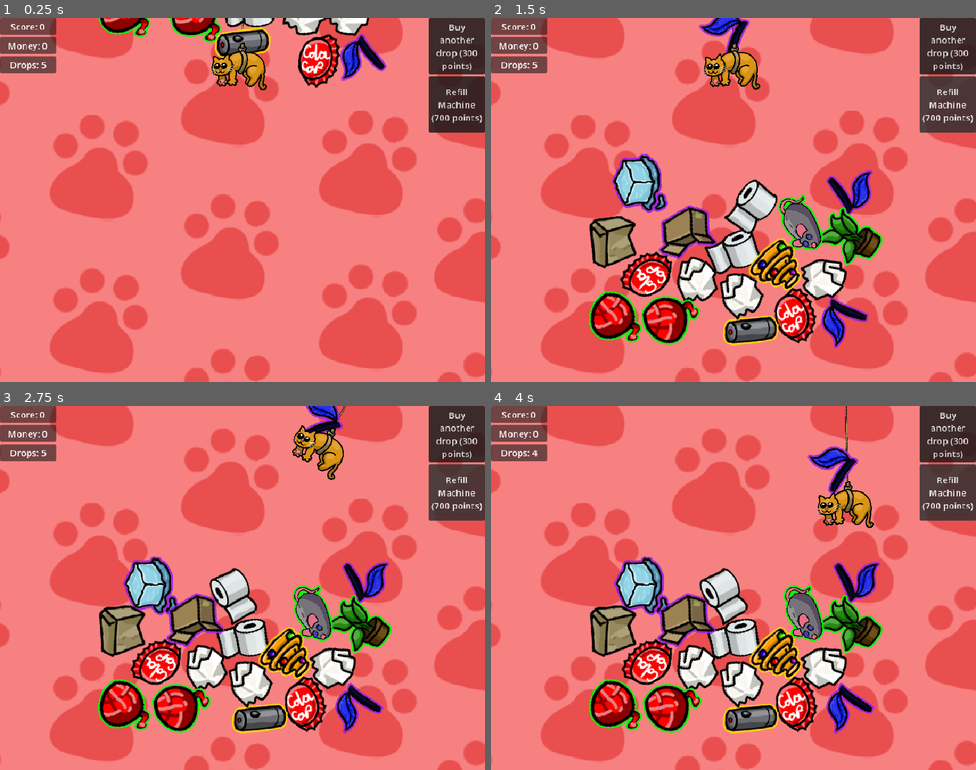
Above: before the commit, frames 1-4 (two rows, left to right).
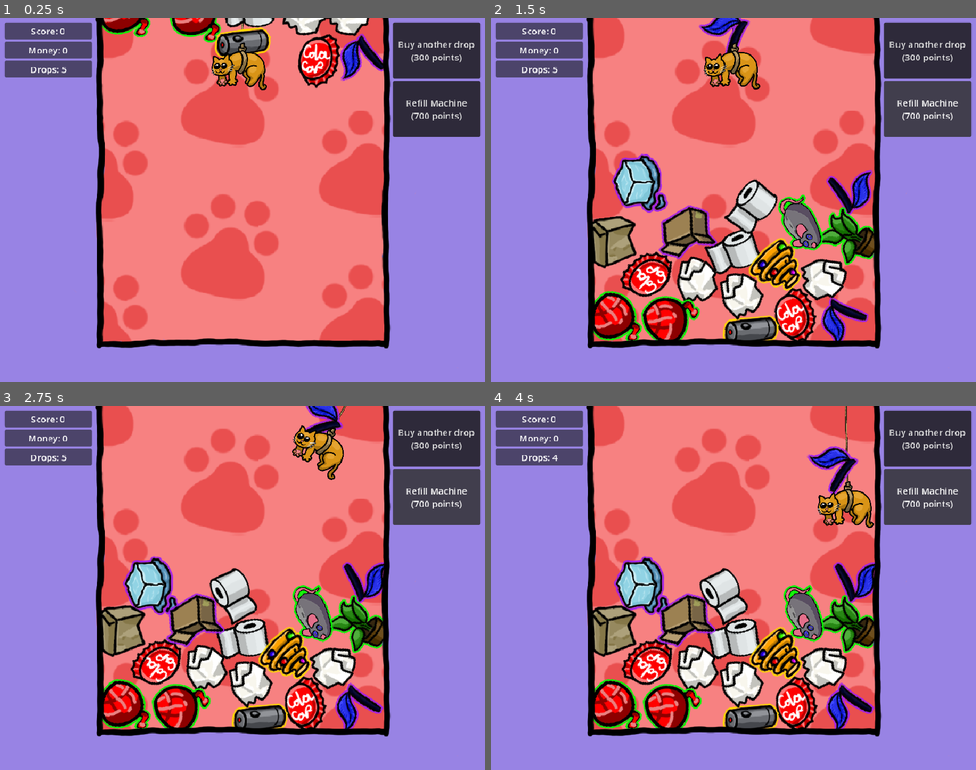
Above: after the commit, the same moments.

Repository: lostintransit0/Paw-Machine
Game: Godot game, scene res://Scenes/Main.tscn
Same seed, same stepped clock (60 frames per second), same inputs: the game is played once before the commit and once after it.
Inputs:
- Up to frame 1 (0.25 s): no input
- Up to frame 2 (1.5 s): click "Buy another drop (300 points)" at 0.5 s; click "Refill Machine (700 points)" at 1.25 s
- Up to frame 3 (2.75 s): hold D (right) from 2.03 s (still down)
- Up to frame 4 (4 s): release D (right) at 2.78 s; hold Space (ClawDown) 2.78-3.53 s; hold D (right) from 3.53 s (still down)

The runs differ from the first frame. In frame 1, 47% of the frame differs, in the area x 0-100%, y 0-100%; in frame 2, 47%; in frame 3, 47%; in frame 4, 47%.

Commit message:
boarder start
a boarder template placed in and adjusted current ui to fit neatly.

Diff:
--- a/Scenes/Main.tscn
+++ b/Scenes/Main.tscn
@@ -6,6 +6,7 @@
 [ext_resource type="Texture2D" uid="uid://6jyka0evdoq0" path="res://OtherSprites/cat.webp" id="4_vy5pj"]
 [ext_resource type="Script" uid="uid://vrb4qbtfuvms" path="res://Scripts/spawner.gd" id="5_bmxlf"]
 [ext_resource type="AudioStream" uid="uid://cgwq0w4vfuix4" path="res://Kevin MacLeod_ Monkeys Spinning Monkeys.mp3" id="6_4kpch"]
+[ext_resource type="Texture2D" uid="uid://cdexkoi0y1mi4" path="res://OtherSprites/game-boarder.png" id="7_50glp"]
 [ext_resource type="Texture2D" uid="uid://qs4hoe8673wa" path="res://OtherSprites/game-background_1.png" id="7_jw32o"]
 
 [sub_resource type="CircleShape2D" id="CircleShape2D_glv2v"]
@@ -39,23 +40,30 @@
 spawner = NodePath("../spawner")
 
 [node name="Control" type="Control" parent="CanvasLayer" unique_id=181982701]
-custom_minimum_size = Vector2(100, 150)
+custom_minimum_size = Vector2(176, 150)
 layout_mode = 3
 anchors_preset = 9
 anchor_bottom = 1.0
 grow_vertical = 2
 
-[node name="VBoxContainer" type="VBoxContainer" parent="CanvasLayer/Control" unique_id=512403053]
-layout_mode = 1
-anchors_preset = 10
-anchor_right = 1.0
-grow_horizontal = 2
-
-[node name="Panel3" type="Panel" parent="CanvasLayer/Control/VBoxContainer" unique_id=505588841]
+[node name="MarginContainer" type="MarginContainer" parent="CanvasLayer/Control" unique_id=877202469]
+custom_minimum_size = Vector2(176, 648)
+layout_mode = 0
+offset_right = 40.0
+offset_bottom = 40.0
+theme_override_constants/margin_left = 8
+theme_override_constants/margin_top = 8
+theme_override_constants/margin_right = 12
+theme_override_constants/margin_bottom = 8
+
+[node name="VBoxContainer" type="VBoxContainer" parent="CanvasLayer/Control/MarginContainer" unique_id=512403053]
+layout_mode = 2
+
+[node name="Panel3" type="Panel" parent="CanvasLayer/Control/MarginContainer/VBoxContainer" unique_id=505588841]
 custom_minimum_size = Vector2(0, 30)
 layout_mode = 2
 
-[node name="TotalScore" type="RichTextLabel" parent="CanvasLayer/Control/VBoxContainer/Panel3" unique_id=834008292]
+[node name="TotalScore" type="RichTextLabel" parent="CanvasLayer/Control/MarginContainer/VBoxContainer/Panel3" unique_id=834008292]
 layout_mode = 1
 anchors_preset = 15
 anchor_right = 1.0
@@ -67,11 +75,11 @@
 horizontal_alignment = 1
 vertical_alignment = 1
 
-[node name="Panel" type="Panel" parent="CanvasLayer/Control/VBoxContainer" unique_id=1304254723]
+[node name="Panel" type="Panel" parent="CanvasLayer/Control/MarginContainer/VBoxContainer" unique_id=1304254723]
 custom_minimum_size = Vector2(0, 30)
 layout_mode = 2
 
-[node name="Score" type="RichTextLabel" parent="CanvasLayer/Control/VBoxContainer/Panel" unique_id=1738172228]
+[node name="Score" type="RichTextLabel" parent="CanvasLayer/Control/MarginContainer/VBoxContainer/Panel" unique_id=1738172228]
 layout_mode = 1
 anchors_preset = 15
 anchor_right = 1.0
@@ -83,11 +91,11 @@
 horizontal_alignment = 1
 vertical_alignment = 1
 
-[node name="Panel2" type="Panel" parent="CanvasLayer/Control/VBoxContainer" unique_id=113954278]
+[node name="Panel2" type="Panel" parent="CanvasLayer/Control/MarginContainer/VBoxContainer" unique_id=113954278]
 custom_minimum_size = Vector2(0, 30)
 layout_mode = 2
 
-[node name="Drops" type="RichTextLabel" parent="CanvasLayer/Control/VBoxContainer/Panel2" unique_id=1935635133]
+[node name="Drops" type="RichTextLabel" parent="CanvasLayer/Control/MarginContainer/VBoxContainer/Panel2" unique_id=1935635133]
 layout_mode = 1
 anchors_preset = 15
 anchor_right = 1.0
@@ -100,7 +108,7 @@
 vertical_alignment = 1
 
 [node name="Control2" type="Control" parent="CanvasLayer" unique_id=1134603942]
-custom_minimum_size = Vector2(100, 150)
+custom_minimum_size = Vector2(172, 150)
 layout_mode = 3
 anchors_preset = 11
 anchor_left = 1.0
@@ -109,18 +117,29 @@
 grow_horizontal = 0
 grow_vertical = 2
 
-[node name="VBoxContainer" type="VBoxContainer" parent="CanvasLayer/Control2" unique_id=1845189566]
-layout_mode = 1
-anchors_preset = 10
-anchor_right = 1.0
-grow_horizontal = 2
-
-[node name="Panel" type="Panel" parent="CanvasLayer/Control2/VBoxContainer" unique_id=2115717488]
+[node name="MarginContainer" type="MarginContainer" parent="CanvasLayer/Control2" unique_id=251047826]
+custom_minimum_size = Vector2(172, 150)
+layout_mode = 1
+anchors_preset = 1
+anchor_left = 1.0
+anchor_right = 1.0
+offset_left = -176.0
+offset_bottom = 214.0
+grow_horizontal = 0
+theme_override_constants/margin_left = 12
+theme_override_constants/margin_top = 8
+theme_override_constants/margin_right = 8
+theme_override_constants/margin_bottom = 8
+
+[node name="VBoxContainer" type="VBoxContainer" parent="CanvasLayer/Control2/MarginContainer" unique_id=1845189566]
+layout_mode = 2
+
+[node name="Panel" type="Panel" parent="CanvasLayer/Control2/MarginContainer/VBoxContainer" unique_id=2115717488]
 custom_minimum_size = Vector2(0, 100)
 layout_mode = 2
 size_flags_vertical = 3
 
-[node name="DropShop" type="Button" parent="CanvasLayer/Control2/VBoxContainer/Panel" unique_id=1263571781]
+[node name="DropShop" type="Button" parent="CanvasLayer/Control2/MarginContainer/VBoxContainer/Panel" unique_id=1263571781]
 layout_mode = 1
 anchors_preset = 15
 anchor_right = 1.0
@@ -130,11 +149,11 @@
 text = "Buy another drop (300 points)"
 autowrap_mode = 3
 
-[node name="Panel2" type="Panel" parent="CanvasLayer/Control2/VBoxContainer" unique_id=1307962455]
+[node name="Panel2" type="Panel" parent="CanvasLayer/Control2/MarginContainer/VBoxContainer" unique_id=1307962455]
 custom_minimum_size = Vector2(0, 100)
 layout_mode = 2
 
-[node name="RefillMachine" type="Button" parent="CanvasLayer/Control2/VBoxContainer/Panel2" unique_id=192739627]
+[node name="RefillMachine" type="Button" parent="CanvasLayer/Control2/MarginContainer/VBoxContainer/Panel2" unique_id=192739627]
 layout_mode = 1
 anchors_preset = 15
 anchor_right = 1.0
@@ -238,6 +257,9 @@
 autoplay = true
 parameters/looping = true
 
-[node name="Sprite2D" type="Sprite2D" parent="." unique_id=1471359117]
+[node name="GameBoarder" type="Sprite2D" parent="." unique_id=1514339718]
+texture = ExtResource("7_50glp")
+
+[node name="BackGround" type="Sprite2D" parent="." unique_id=1471359117]
 z_index = -2000
 texture = ExtResource("7_jw32o")
--- a/Scripts/UImanager.gd
+++ b/Scripts/UImanager.gd
@@ -3,13 +3,13 @@
 
 var totalScore : int = 0
 var score : int = 0
-@onready var scoreTextbox: RichTextLabel = $Control/VBoxContainer/Panel/Score
-@onready var dropsTextbox: RichTextLabel = $Control/VBoxContainer/Panel2/Drops
-@onready var totalScoreTextbox: RichTextLabel = $Control/VBoxContainer/Panel3/TotalScore
+@onready var scoreTextbox: RichTextLabel = $Control/MarginContainer/VBoxContainer/Panel/Score
+@onready var dropsTextbox: RichTextLabel = $Control/MarginContainer/VBoxContainer/Panel2/Drops
+@onready var totalScoreTextbox: RichTextLabel = $Control/MarginContainer/VBoxContainer/Panel3/TotalScore
 
 @export var player: Player
-@onready var drop_shop: Button = $Control2/VBoxContainer/Panel/DropShop
-@onready var refill_machine: Button = $Control2/VBoxContainer/Panel2/RefillMachine
+@onready var drop_shop: Button = $Control2/MarginContainer/VBoxContainer/Panel/DropShop
+@onready var refill_machine: Button = $Control2/MarginContainer/VBoxContainer/Panel2/RefillMachine
 @export var spawner: Spawner
 
 func _ready() -> void:
Binary file added: OtherSprites/game-boarder.png
Not shown, added: OtherSprites/game-boarder.png.import
